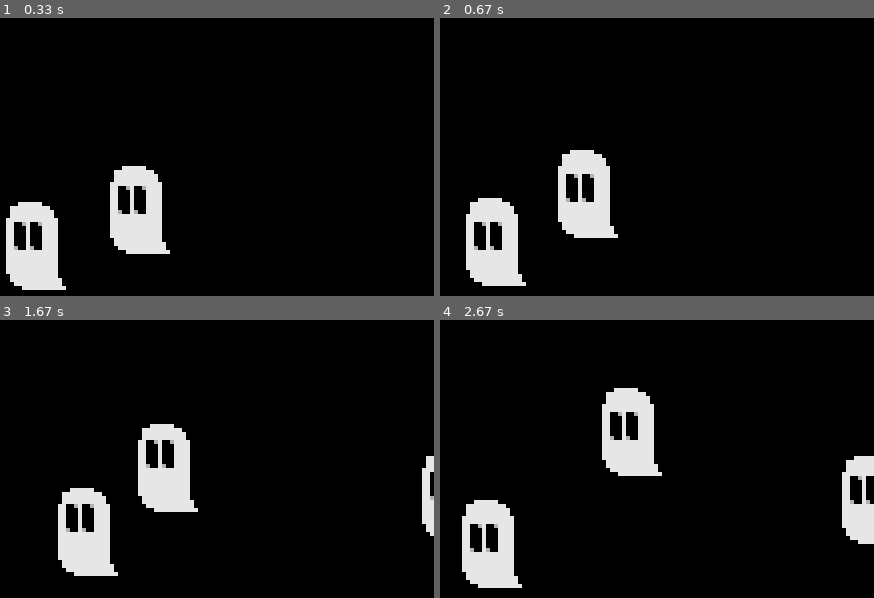
Above: before the commit, frames 1-4 (two rows, left to right).
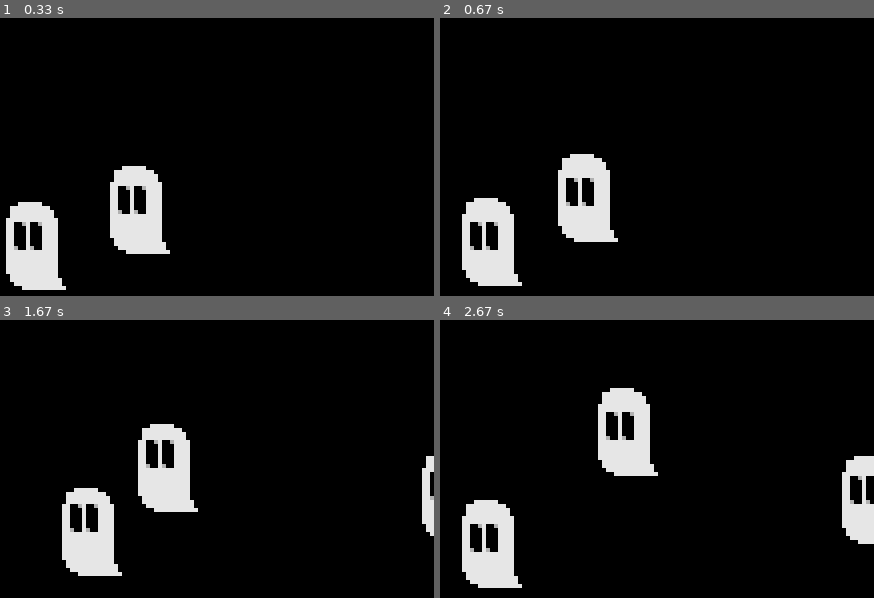
Above: after the commit, the same moments.

Repository: jkarstin/jadacore-pygame
Game: pygame game, started from src/main.py
Same seed, same stepped clock (60 frames per second), same inputs: the game is played once before the commit and once after it.
Inputs:
- Up to frame 1 (0.33 s): no input
- Up to frame 2 (0.67 s): hold Right from 0.33 s (still down)
- Up to frame 3 (1.67 s): release Right at 0.8 s; hold Up 0.83-1.13 s; hold D 1.17-1.63 s
- Up to frame 4 (2.67 s): hold Left 1.67-2.2 s; hold S 2.23-2.53 s; hold Left from 2.57 s (still down)

Frame 1 is identical in both runs. In frame 2, 1.6% of the frame differs, in the area x 5-42%, y 47-97%; in frame 3, 1.0%; in frame 4, 1.0%.

Commit message:
Created Driver, KeyDriver, and Seeker Components; Adjusted Going and Seeking to use new Components

Diff:
--- a/src/jadacore/being/__init__.py
+++ b/src/jadacore/being/__init__.py
@@ -1,5 +1,9 @@
 from .being     import Being, Component
-from .component import Animator, Animation, Motor
+from .component import (
+    Motor,
+    Animator, Animation,
+    KeyDriver, Seeker
+)
 from .doing     import Doing
 from .going     import Going
 from .seeking   import Seeking
--- a/src/jadacore/being/component/__init__.py
+++ b/src/jadacore/being/component/__init__.py
@@ -1,2 +1,3 @@
-from .motor import Motor
-from .anim import Animator, Animation
+from .motor  import Motor
+from .anim   import Animator, Animation
+from .driver import KeyDriver, Seeker
--- /dev/null
+++ b/src/jadacore/being/component/driver.py
@@ -0,0 +1,163 @@
+#################################
+# driver.py      [v0.0.1-alpha] #
+#===============================#
+#                               #
+#-------------------------------#
+# J Karstin Neill    05.12.2022 #
+#################################
+
+
+### IMPORTS ###
+
+import pygame
+from pygame import Vector2
+from typing import Optional
+
+import jadacore
+from jadacore.being import Component
+from jadacore.meta import PIXEL_SIZE, PIXEL_SIZE_SQUARED
+
+
+### CONSTANTS & FLAGS ###
+
+DEFAULT_KEYS: dict[str, list[int]] = {
+    'up_key':    [pygame.K_UP,    pygame.K_w],
+    'down_key':  [pygame.K_DOWN,  pygame.K_s],
+    'left_key':  [pygame.K_LEFT,  pygame.K_a],
+    'right_key': [pygame.K_RIGHT, pygame.K_d]
+}
+DEFAULT_MOVE_SPEED: float = 10.0
+
+
+### CLASS DEFINITIONS ###
+
+class Driver(Component):
+
+    ### FIELDS ###
+
+    motor: Optional['jadacore.being.Motor'] = None
+    move_speed: float                       = None
+
+
+    ### CONSTRUCTOR ###
+
+    def __init__(self, name: str, move_speed: float=None) -> None:
+        Component.__init__(self, name)
+
+        self.move_speed = move_speed if move_speed else DEFAULT_MOVE_SPEED
+
+
+    def on_attach(self) -> None:
+        self.motor = self.being.fetch_component('motor')
+
+
+
+class KeyDriver(Driver):
+
+    ### FIELDS ###
+
+    up_keys: list[int]    = None
+    down_keys: list[int]  = None
+    left_keys: list[int]  = None
+    right_keys: list[int] = None
+    keys_held: list[int]  = None
+
+
+    ### CONSTRUCTOR ###
+
+    def __init__(self,
+        name: str,
+        up_keys: list[int]=None,
+        down_keys: list[int]=None,
+        left_keys: list[int]=None,
+        right_keys: list[int]=None,
+        **kwargs
+    ) -> None:
+        Driver.__init__(self, name, **kwargs)
+
+        self.up_keys    = up_keys    if up_keys    else DEFAULT_KEYS['up_key']
+        self.down_keys  = down_keys  if down_keys  else DEFAULT_KEYS['down_key']
+        self.left_keys  = left_keys  if left_keys  else DEFAULT_KEYS['left_key']
+        self.right_keys = right_keys if right_keys else DEFAULT_KEYS['right_key']
+        self.keys_held  = []
+
+
+    ### COMPONENT METHODS ###
+
+    def update(self, dt: float) -> None:
+        keys_pressed: list[bool] = pygame.key.get_pressed()
+
+
+        def tickle_keys(keylist: list[int]) -> None:
+            for key in keylist:
+                if keys_pressed[key]:
+                    if key not in self.keys_held:
+                        self.keys_held.append(key)
+                elif key in self.keys_held:
+                    self.keys_held.remove(key)
+
+        tickle_keys(self.up_keys)
+        tickle_keys(self.down_keys)
+        tickle_keys(self.left_keys)
+        tickle_keys(self.right_keys)
+
+
+        def record_movement(keylist: list[int], delta: Vector2, move_vect: Vector2=None) -> Vector2:
+            for key in keylist:
+                if key in self.keys_held:
+                    if move_vect:
+                        move_vect += delta
+                    else:
+                        move_vect = delta
+            return move_vect
+
+        move_vect: Vector2 = None
+        move_vect = record_movement(self.up_keys,    Vector2(               0, -self.move_speed), move_vect)
+        move_vect = record_movement(self.down_keys,  Vector2(               0,  self.move_speed), move_vect)
+        move_vect = record_movement(self.left_keys,  Vector2(-self.move_speed,                0), move_vect)
+        move_vect = record_movement(self.right_keys, Vector2( self.move_speed,                0), move_vect)
+        self.motor.move(move_vect)
+
+
+
+class Seeker(Driver):
+
+    ### FIELDS ###
+
+    pix_mv_spd_sqrd: float = None
+    lamp_post: Vector2     = None
+
+
+    ### CONSTRUCTOR ###
+
+    def __init__(self, name: str, **kwargs):
+        Driver.__init__(self, name, **kwargs)
+
+        self.pix_mv_spd_sqrd = self.move_speed * self.move_speed * PIXEL_SIZE_SQUARED
+
+
+    ### COMPONENT METHODS ###
+
+    def update(self, dt: float) -> None:
+        if self.lamp_post:
+            delta: Vector2 = self.lamp_post - self.being.pos
+
+            if delta.length_squared() > self.pix_mv_spd_sqrd * dt * dt:
+                # move it closer to lamp_post
+                delta.scale_to_length(self.move_speed)
+                self.motor.move(delta)
+            elif delta.x < PIXEL_SIZE and delta.y < PIXEL_SIZE:
+                # arrived at lamp_post
+                self.being.pos = self.lamp_post
+                self.lamp_post = None
+            else: # delta.length() <= move_speed * PIXEL_SIZE * dt:
+                # precision movement to lamp_post (prevent overshooting in high-velocity/low frame-rate instances)
+                distance: float = delta.length()
+                delta.scale_to_length(distance / (PIXEL_SIZE * dt))
+                self.motor.move(delta)
+
+
+    ### OPERATIONAL METHODS ###
+
+    def set_lamp_post(self, lamp_post: Vector2=None):
+        self.lamp_post = lamp_post
--- a/src/jadacore/being/going.py
+++ b/src/jadacore/being/going.py
@@ -3,27 +3,13 @@
 #===============================#
 #                               #
 #-------------------------------#
-# J Karstin Neill    05.11.2022 #
+# J Karstin Neill    05.12.2022 #
 #################################
 
 
 ### IMPORTS ###
 
-import pygame
-from pygame import Vector2
-
-from . import Doing
-
-
-### CONSTANTS & FLAGS ###
-
-DEFAULT_KEYS: dict[str, list[int]] = {
-    'up_key':    [pygame.K_UP,    pygame.K_w],
-    'down_key':  [pygame.K_DOWN,  pygame.K_s],
-    'left_key':  [pygame.K_LEFT,  pygame.K_a],
-    'right_key': [pygame.K_RIGHT, pygame.K_d]
-}
-DEFAULT_MOVE_SPEED: float = 10.0
+from . import Doing, KeyDriver
 
 
 ### CLASS DEFINITIONS ###
@@ -32,12 +18,7 @@
 
     ### FIELDS ###
 
-    up_keys: list[int]    = None
-    down_keys: list[int]  = None
-    left_keys: list[int]  = None
-    right_keys: list[int] = None
-    keys_held: list[int]  = None
-    move_speed: float     = None
+    driver: KeyDriver = None
 
 
     ### CONSTRUCTOR ###
@@ -50,64 +31,14 @@
         move_speed: float=None,
         **kwargs
     ) -> None:
-        """
-        Going() -> Going
-        Going(up_keys: list[int], down_keys: list[int], left_keys: list[int], right_keys: list[int], move_speed: float, **kwargs) -> Going
-
-        Arguments:
-        ----------
-            up_keys
-            down_keys
-            left_keys
-            right_keys
-            move_speed
-            **kwargs
-        """
         Doing.__init__(self, **kwargs)
 
-        self.up_keys    = up_keys    if up_keys    else DEFAULT_KEYS['up_key']
-        self.down_keys  = down_keys  if down_keys  else DEFAULT_KEYS['down_key']
-        self.left_keys  = left_keys  if left_keys  else DEFAULT_KEYS['left_key']
-        self.right_keys = right_keys if right_keys else DEFAULT_KEYS['right_key']
-        self.keys_held  = []
-
-        self.move_speed = move_speed if move_speed else DEFAULT_MOVE_SPEED
-
-
-    ### METHODS ###
-
-    def update(self, dt: float) -> None:
-        keys_pressed: list[bool] = pygame.key.get_pressed()
-
-
-        def tickle_keys(keylist: list[int]) -> None:
-            for key in keylist:
-                if keys_pressed[key]:
-                    if key not in self.keys_held:
-                        self.keys_held.append(key)
-                elif key in self.keys_held:
-                    self.keys_held.remove(key)
-
-        tickle_keys(self.up_keys)
-        tickle_keys(self.down_keys)
-        tickle_keys(self.left_keys)
-        tickle_keys(self.right_keys)
-
-
-        def record_movement(keylist: list[int], delta: Vector2, move_vect: Vector2=None) -> Vector2:
-            for key in keylist:
-                if key in self.keys_held:
-                    if move_vect:
-                        move_vect += delta
-                    else:
-                        move_vect = delta
-            return move_vect
-
-        move_vect: Vector2 = None
-        move_vect = record_movement(self.up_keys,    Vector2(               0, -self.move_speed), move_vect)
-        move_vect = record_movement(self.down_keys,  Vector2(               0,  self.move_speed), move_vect)
-        move_vect = record_movement(self.left_keys,  Vector2(-self.move_speed,                0), move_vect)
-        move_vect = record_movement(self.right_keys, Vector2( self.move_speed,                0), move_vect)
-        self.move(move_vect)
-
-        super().update(dt)
+        self.driver = KeyDriver(
+            'key_driver',
+            up_keys,
+            down_keys,
+            left_keys,
+            right_keys,
+            move_speed=move_speed
+        )
+        self.attach_component(self.driver)
--- a/src/jadacore/being/seeking.py
+++ b/src/jadacore/being/seeking.py
@@ -3,7 +3,7 @@
 #===============================#
 #                               #
 #-------------------------------#
-# J Karstin Neill    05.11.2022 #
+# J Karstin Neill    05.12.2022 #
 #################################
 
 
@@ -11,14 +11,7 @@
 
 from pygame import Vector2
 
-from jadacore.meta import PIXEL_SIZE, PIXEL_SIZE_SQUARED
-
-from . import Doing
-
-
-### CONSTANTS & FLAGS ###
-
-DEFAULT_MOVE_SPEED: float = 10.0
+from . import Doing, Seeker
 
 
 ### CLASS DEFINITIONS ###
@@ -27,10 +20,7 @@
 
     ### FIELDS ###
 
-    move_speed: float      = None
-
-    pix_mv_spd_sqrd: float = None
-    lamp_post: Vector2     = None
+    driver: Seeker = None
 
 
     ### CONSTRUCTOR ###
@@ -38,34 +28,11 @@
     def __init__(self, move_speed: float=None, **kwargs):
         Doing.__init__(self, **kwargs)
 
-        self.move_speed      = move_speed if move_speed else DEFAULT_MOVE_SPEED
-        self.pix_mv_spd_sqrd = self.move_speed * self.move_speed * PIXEL_SIZE_SQUARED
+        self.driver = Seeker('seeker', move_speed=move_speed)
+        self.attach_component(self.driver)
 
 
-    ### OPERATIONAL METHODS ###
-
-    def update(self, dt: float):
-        if self.lamp_post:
-            delta: Vector2 = self.lamp_post - self.pos
-
-            if delta.length_squared() > self.pix_mv_spd_sqrd * dt * dt:
-                # move it closer to lamp_post
-                delta.scale_to_length(self.move_speed)
-                self.move(delta)
-            elif delta.x < PIXEL_SIZE and delta.y < PIXEL_SIZE:
-                # arrived at lamp_post
-                self.pos = self.lamp_post
-                self.lamp_post = None
-            else: # delta.length() <= move_speed * PIXEL_SIZE * dt:
-                # precision movement to lamp_post (prevent overshooting in high-velocity/low frame-rate instances)
-                distance: float = delta.length()
-                delta.scale_to_length(distance / (PIXEL_SIZE * dt))
-                self.move(delta)
-
-        super().update(dt)
-
-
-    ### AUXILIARY METHODS ###
+    ### WRAPPER METHODS ###
 
     def set_lamp_post(self, lamp_post: Vector2=None):
-        self.lamp_post = lamp_post
+        self.driver.set_lamp_post(lamp_post)
--- a/src/jadacore/player/go_player.py
+++ b/src/jadacore/player/go_player.py
@@ -3,7 +3,7 @@
 #================================#
 #                                #
 #--------------------------------#
-# J Karstin Neill     05.11.2022 #
+# J Karstin Neill     05.12.2022 #
 ##################################
 
 
@@ -14,15 +14,9 @@
 from jadacore.being import Going
 
 
-### CONSTANTS & FLAGS ###
-
-
 ### CLASS DEFINITIONS ###
 
 class GoPlayer(Going):
-
-    ### FIELDS ###
-
 
     ### CONSTRUCTOR ###
 
@@ -34,9 +28,3 @@
             default_anim_name='float',
             **kwargs
         )
-
-
-    ### OPERATIONAL METHODS ###
-
-    def update(self, dt: float) -> None:
-        super().update(dt)
--- a/src/jadacore/player/seek_player.py
+++ b/src/jadacore/player/seek_player.py
@@ -3,7 +3,7 @@
 #==================================#
 #                                  #
 #----------------------------------#
-# J Karstin Neill       05.11.2022 #
+# J Karstin Neill       05.12.2022 #
 ####################################
 
 
@@ -14,15 +14,9 @@
 from jadacore.being import Seeking
 
 
-### CONSTANTS & FLAGS ###
-
-
 ### CLASS DEFINITIONS ###
 
 class SeekPlayer(Seeking):
-
-    ### FIELDS ###
-
 
     ### CONSTRUCTOR ###
 
@@ -33,9 +27,3 @@
             default_anim_name='float',
             **kwargs
         )
-
-
-    ### OPERATIONAL METHODS ###
-
-    def update(self, dt: float) -> None:
-        super().update(dt)
